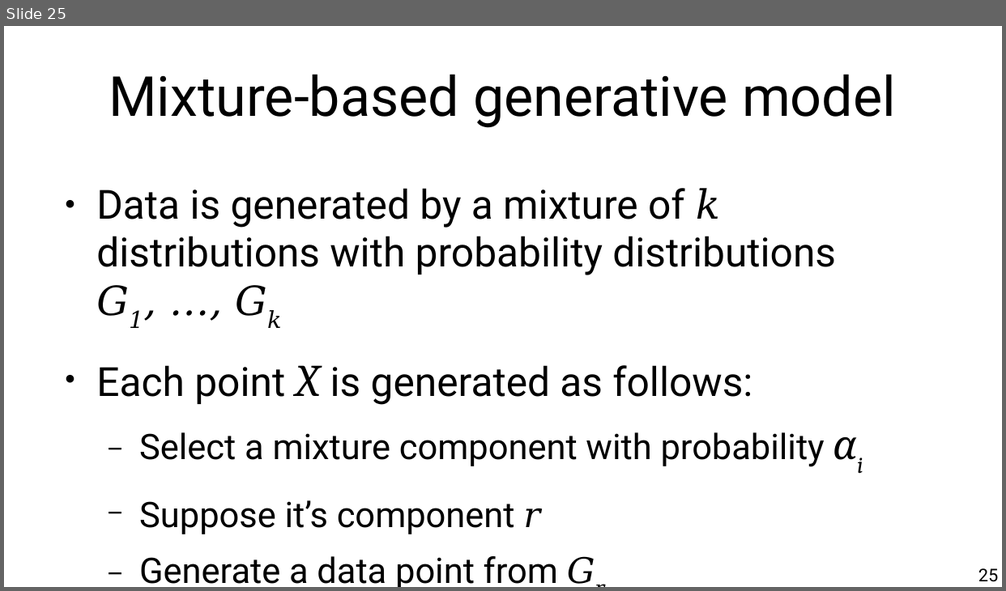
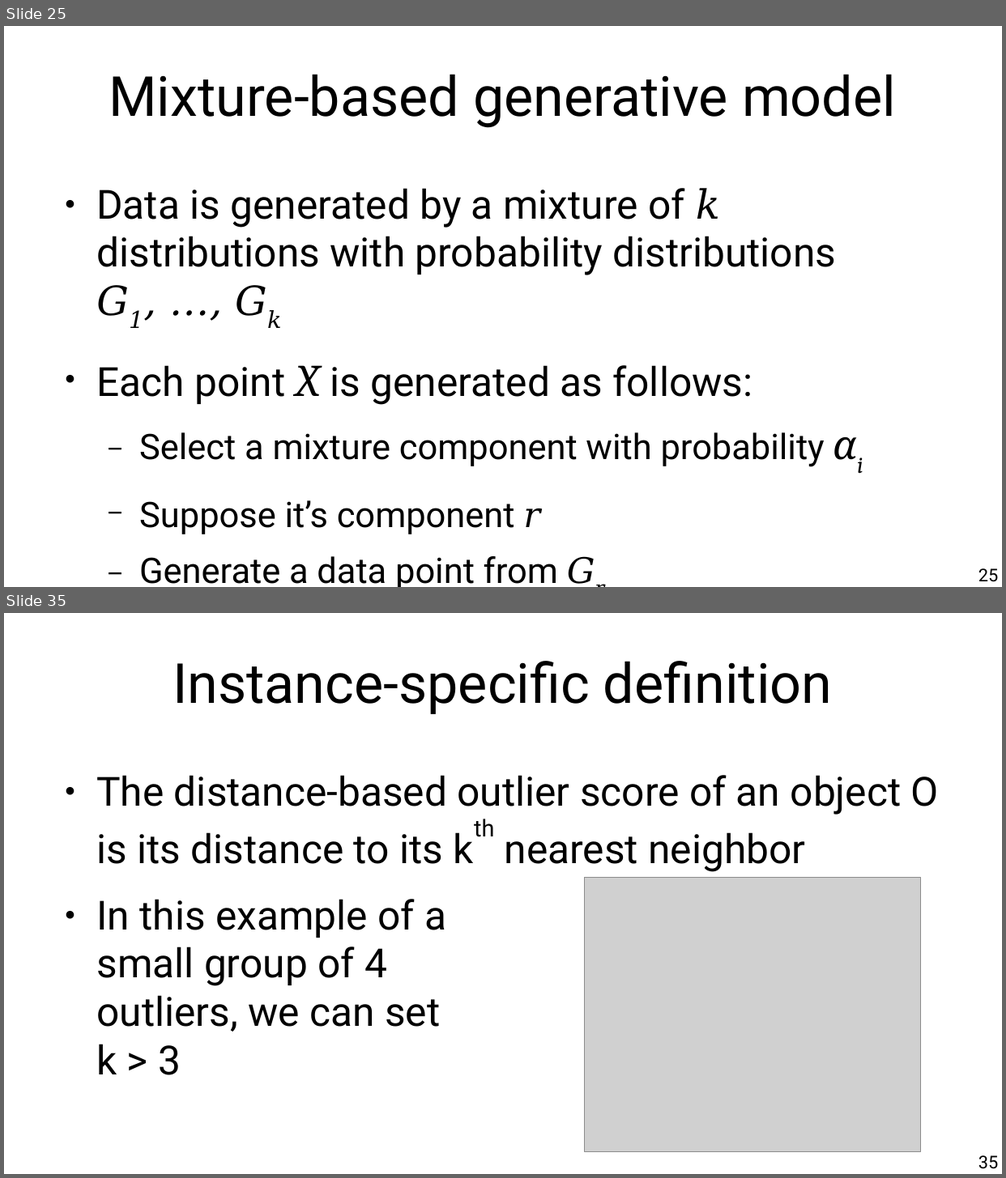
Before and after one commit to chatox/data-mining-course, a slide deck: theory/tt09_outlier_detection.odp. Shown one above the other, each under a label of ours: slide 25 before the commit, slides 25 and 35 after it; the slides between them are not shown. The pictures are 1006x591 and 1006x1178 pixels, drawn with LibreOffice and Linux fonts; fonts in the diff are those of the drawing; grey boxes stand for pictures. Boxes give left, top, right and bottom in pixels: in the first picture for what was removed or moved away, otherwise in the second. Text is boxed around its words. In the diff, an @@ line names an element or a change of style, - is before the commit and + after.

```diff
--- a/theory/tt09_outlier_detection.odp
+++ b/theory/tt09_outlier_detection.odp
@@ slide 35 added at (4, 613, 1002, 1174), background #FFFFFF @@
@@ title added at (172, 661, 832, 714), 44 pt, text #000000 @@
+Instance-specific definition
@@ text added at (96, 775, 939, 1076), 32 pt, text #000000 @@
+● The distance-based outlier score of an object O is its distance to its kth nearest neighbor
+● In this example of a
+  small group of 4
+  outliers, we can set
+  k > 3
@@ picture added at (585, 879, 922, 1152) @@
@@ page number added at (978, 1156, 998, 1169), 14 pt, text #000000 @@
+35
```
Also in this commit, not shown: 5 slides changed, 23 other slides added, 3 slides removed.
